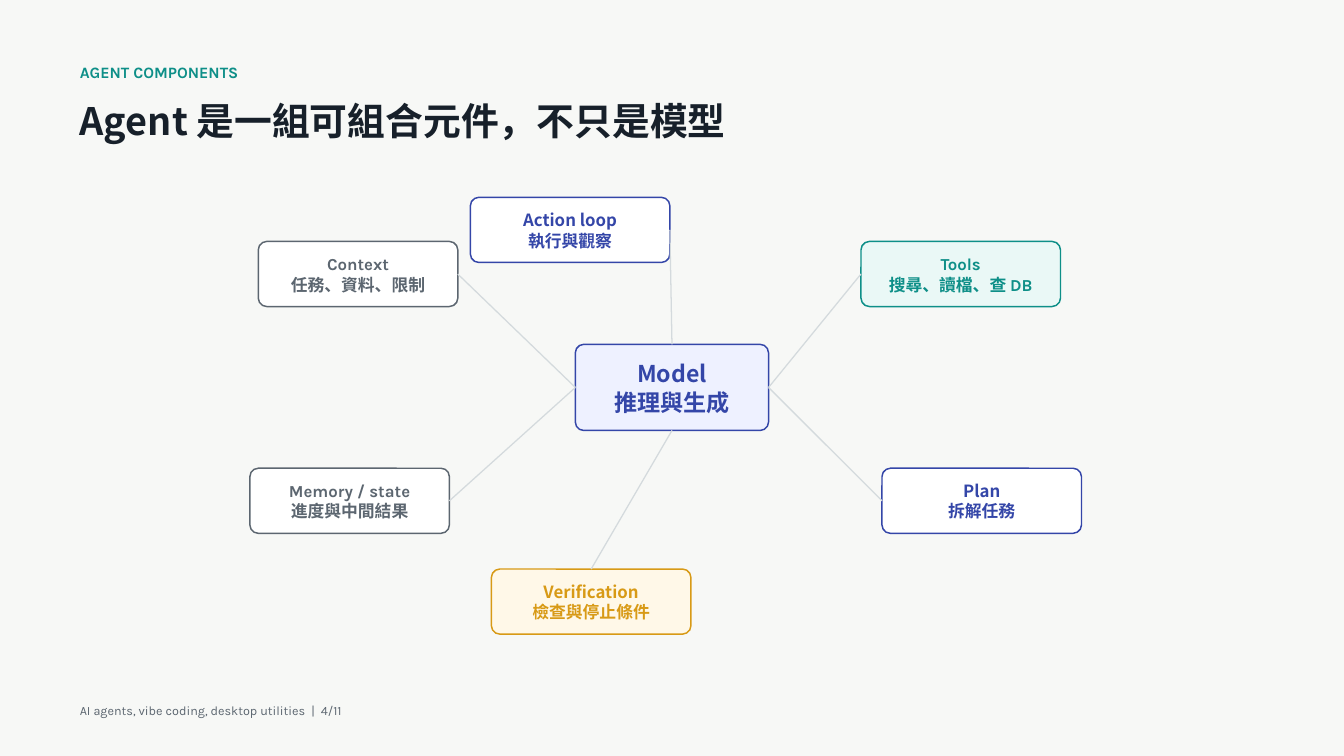
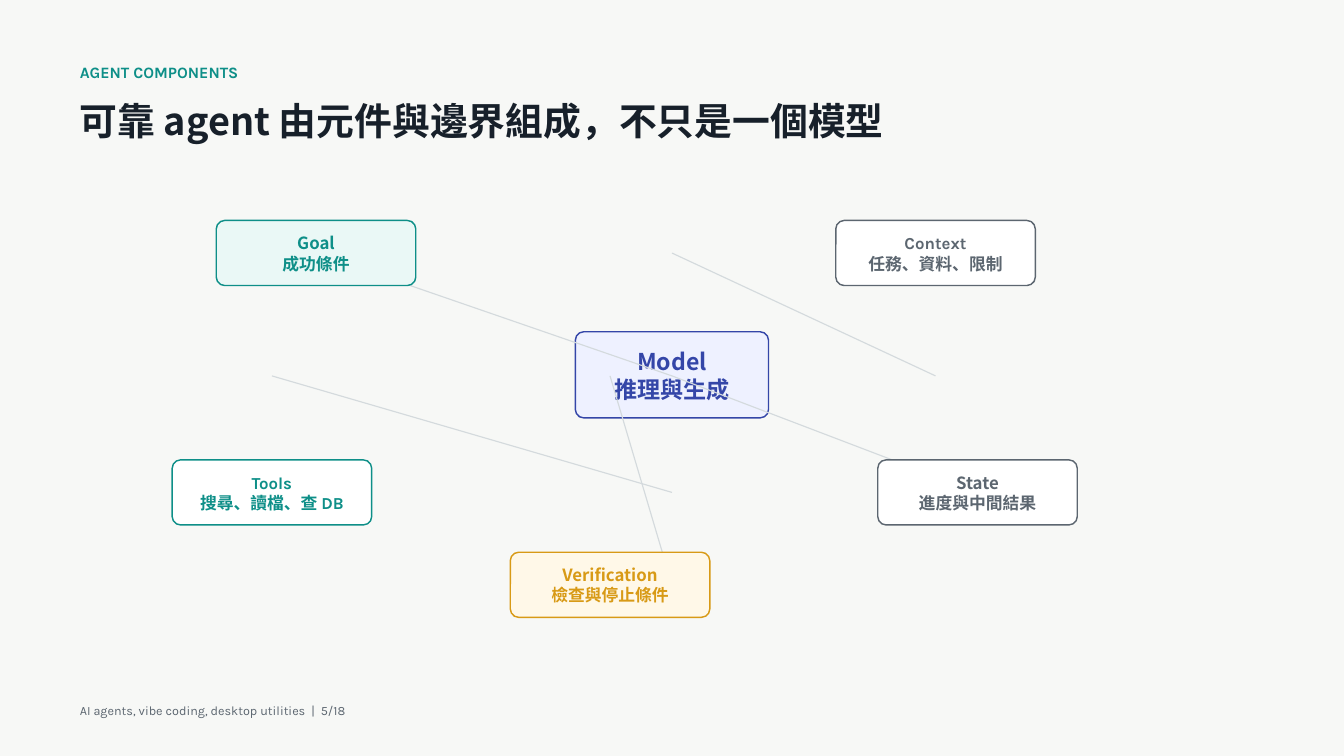
Before and after one commit to godkin1211/LLM_applications_on_BioMedicalData, a slide deck: slide 5 of slides/lesson-02-ai-agents-vibe-coding-desktop-utilities.pptx (slide 4 before the commit). Drawn at 1344x756 pixels with LibreOffice and Linux fonts; fonts in the diff are those of the drawing. Boxes give left, top, right and bottom in pixels: in the first picture for what was removed or moved away, otherwise in the second. Text is boxed around its words. In the diff, an @@ line names an element or a change of style, - is before the commit and + after.

Commit message:
Expand lesson 02 agent workflow deck

```diff
--- a/slides/lesson-02-ai-agents-vibe-coding-desktop-utilities.pptx
+++ b/slides/lesson-02-ai-agents-vibe-coding-desktop-utilities.pptx
@@ text at [80, 102, 884, 144]: text changed @@
-Agent 是一組可組合元件，不只是模型
+可靠 agent 由元件與邊界組成，不只是一個模型
@@ rounded rectangle removed at [471, 198, 670, 263] @@
-Action loop
-執行與觀察
@@ rounded rectangle added at [217, 221, 416, 286], fill #EAF8F6, outline #0E8F88 1.01 pt, 12 pt, text #0E8F88, bold @@
+Goal
+成功條件
@@ line removed from (673, 345) to (670, 230) @@
@@ rounded rectangle "Context": place and size @@
-rounded rectangle "Context" at [258, 242, 458, 308]
+rounded rectangle "Context" at [836, 221, 1035, 286]
@@ rounded rectangle "Context" at [836, 221, 1035, 286]: outline #5C6670 1.05 pt to #5C6670 1.01 pt @@
@@ line moved from (576, 387) - (458, 274) to (317, 253) - (673, 376) @@
@@ line (317, 253) - (673, 376): stroke #D4DADD 0.9 pt to #D4DADD 0.83 pt @@
@@ line moved from (768, 387) - (861, 274) to (673, 253) - (936, 376) @@
@@ line (673, 253) - (936, 376): stroke #D4DADD 0.9 pt to #D4DADD 0.83 pt @@
@@ rounded rectangle "Model": place and size @@
-rounded rectangle "Model" at [576, 345, 769, 431]
+rounded rectangle "Model" at [576, 332, 769, 417]
@@ rounded rectangle "Model" at [576, 332, 769, 417]: outline #3446A8 1.05 pt to #3446A8 1.01 pt @@
@@ line moved from (576, 387) - (450, 501) to (272, 376) - (673, 493) @@
@@ line (272, 376) - (673, 493): stroke #D4DADD 0.9 pt to #D4DADD 0.83 pt @@
@@ line moved from (673, 431) - (591, 570) to (610, 376) - (673, 585) @@
@@ line (610, 376) - (673, 585): stroke #D4DADD 0.9 pt to #D4DADD 0.83 pt @@
@@ line moved from (768, 387) - (882, 501) to (673, 376) - (978, 493) @@
@@ line (673, 376) - (978, 493): stroke #D4DADD 0.9 pt to #D4DADD 0.83 pt @@
@@ rounded rectangle "Tools": place and size @@
-rounded rectangle "Tools" at [861, 242, 1061, 308]
+rounded rectangle "Tools" at [172, 460, 372, 525]
@@ rounded rectangle "Tools" at [172, 460, 372, 525]: fill #EAF8F6 to #FFFFFF; outline #0E8F88 1.05 pt to #0E8F88 1.01 pt @@
@@ rounded rectangle "State" at [878, 460, 1078, 525]: outline #5C6670 1.05 pt to #5C6670 1.01 pt @@
@@ rounded rectangle "State": place and size @@
-rounded rectangle "State" at [250, 469, 450, 534]
+rounded rectangle "State" at [878, 460, 1078, 525]
@@ rounded rectangle removed at [882, 469, 1082, 534] @@
-Plan
-拆解任務
@@ text in rounded rectangle at [956, 476, 999, 489]: text changed; font Karla to Noto Sans CJK SC @@
-Memory / state
+State
@@ text in rounded rectangle at [919, 495, 1036, 511]: font Karla to Noto Sans CJK SC in "進度與中間結果" @@
@@ rounded rectangle "Verification": place and size @@
-rounded rectangle "Verification" at [492, 570, 692, 635]
+rounded rectangle "Verification" at [510, 553, 710, 618]
@@ rounded rectangle "Verification" at [510, 553, 710, 618]: outline #D89A16 1.05 pt to #D89A16 1.01 pt @@
@@ text at [80, 706, 345, 718]: text changed @@
-AI agents, vibe coding, desktop utilities | 4/11
+AI agents, vibe coding, desktop utilities | 5/18
```
Also in this commit, not shown: 3 other slides changed, 14 slides added, 7 slides removed, 1 other file.
